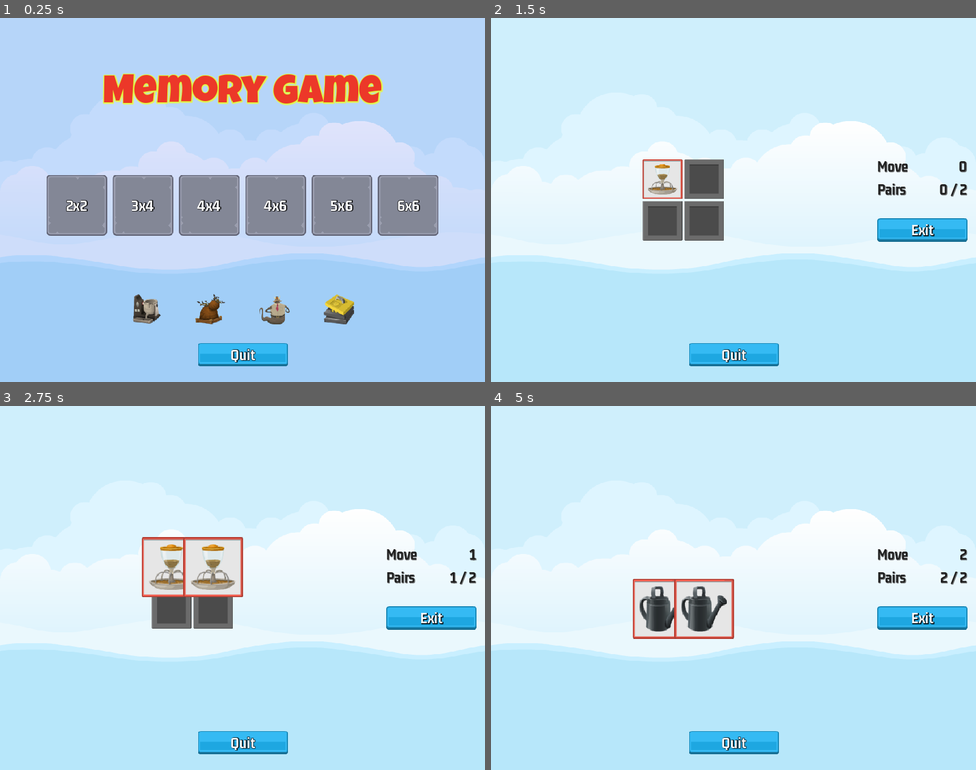
Above: before the commit, frames 1-4 (two rows, left to right).
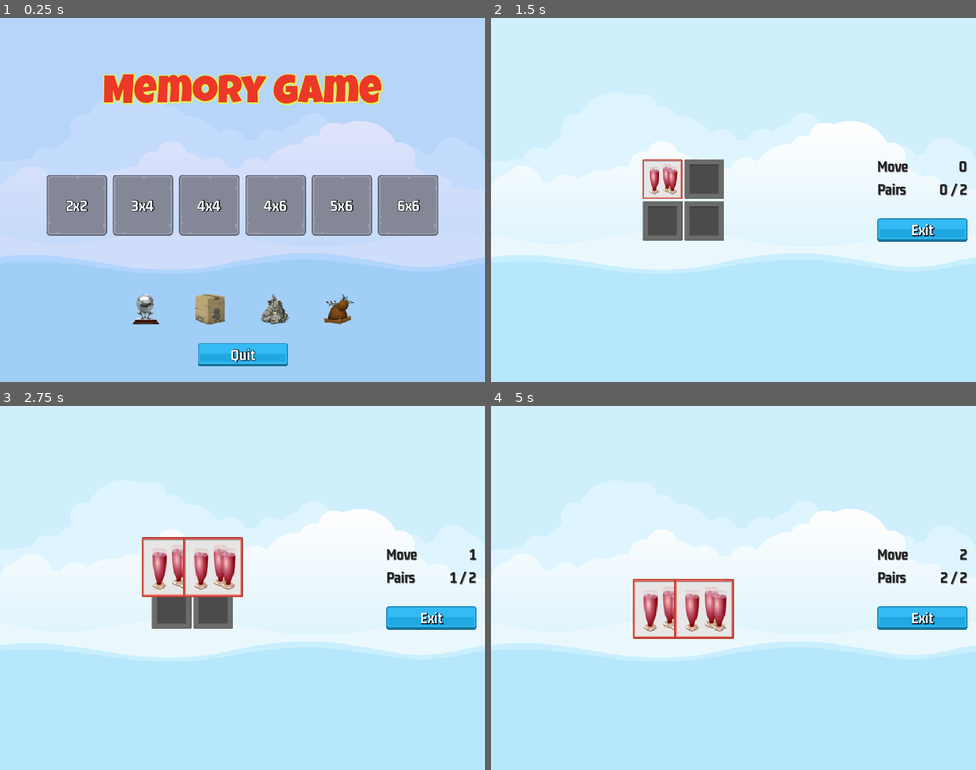
Above: after the commit, the same moments.

Repository: BrownJason/Memory
Game: Godot game, scene res://scene/master_scene/master_scene.tscn
Same seed, same stepped clock (60 frames per second), same inputs: the game is played once before the commit and once after it.
Inputs (mouse positions are in pixels of both pictures, inside the frame that each line leads up to):
- Up to frame 1 (0.25 s): no input
- Up to frame 2 (1.5 s): click "2x2" at 0.5 s; click (660, 178) at 1.25 s
- Up to frame 3 (2.75 s): click (213, 566) at 2.02 s
- Up to frame 4 (5 s): click (660, 609) at 2.77 s; click (704, 609) at 3.52 s; click (660, 609) at 4.27 s

The runs differ from the first frame. In frame 1, 1.5% of the frame differs, in the area x 27-73%, y 75-85%; in frame 2, 1.6%; in frame 3, 2.7%; in frame 4, 2.8%, in the area x 30-60%, y 49-96%.

Commit message:
Fix issue with it not exporting images properly for Android

Diff:
--- a/project.godot
+++ b/project.godot
@@ -32,3 +32,4 @@
 
 textures/canvas_textures/default_texture_filter=0
 renderer/rendering_method="mobile"
+textures/vram_compression/import_etc2_astc=true
--- a/scene/front_sprite/front_sprite.tscn
+++ b/scene/front_sprite/front_sprite.tscn
@@ -1,6 +1,5 @@
-[gd_scene load_steps=3 format=3 uid="uid://dv0wgsv7d2npr"]
+[gd_scene load_steps=2 format=3 uid="uid://dv0wgsv7d2npr"]
 
-[ext_resource type="Texture2D" uid="uid://hl88uf1sae0v" path="res://assets/glitch/cabbage.png" id="1_igtuc"]
 [ext_resource type="Script" path="res://scene/front_sprite/front_sprite.gd" id="2_o2cce"]
 
 [node name="FrontSprite" type="TextureRect"]
@@ -16,5 +15,5 @@
 grow_horizontal = 2
 grow_vertical = 2
 pivot_offset = Vector2(32, 32)
-texture = ExtResource("1_igtuc")
+texture = null
 script = ExtResource("2_o2cce")
--- a/scene/master_scene/master_scene.gd
+++ b/scene/master_scene/master_scene.gd
@@ -2,6 +2,7 @@
 @onready var main_screen = $MainScreen
 @onready var game_screen = $GameScreen
 @onready var sound = $Sound
+@onready var quit_button = $QuitButton
 
 
 func _ready():
@@ -12,6 +13,7 @@
 func show_game(s: bool) -> void:
 	game_screen.visible = s
 	main_screen.visible = !s
+	quit_button.visible = !s
 
 func on_game_exit_pressed() -> void:
 	show_game(false)
--- a/scene/memory_tile/memory_tile.tscn
+++ b/scene/memory_tile/memory_tile.tscn
@@ -1,9 +1,8 @@
-[gd_scene load_steps=5 format=3 uid="uid://dp2ijw1knehei"]
+[gd_scene load_steps=4 format=3 uid="uid://dp2ijw1knehei"]
 
 [ext_resource type="Texture2D" uid="uid://cpd3o60dhjrmp" path="res://assets/frames/hidden_frame_blank.png" id="1_0uli1"]
 [ext_resource type="Texture2D" uid="uid://b42fbbrsa65j1" path="res://assets/frames/blue_frame.png" id="2_h4y3o"]
 [ext_resource type="Script" path="res://scene/memory_tile/memory_tile.gd" id="2_st0x2"]
-[ext_resource type="Texture2D" uid="uid://ic8u77n5velb" path="res://assets/glitch/rock_beryl_1.png" id="3_h4uia"]
 
 [node name="MemoryTile" type="TextureButton" groups=["tile"]]
 anchors_preset = 8
@@ -53,6 +52,6 @@
 grow_horizontal = 2
 grow_vertical = 2
 pivot_offset = Vector2(32, 32)
-texture = ExtResource("3_h4uia")
+texture = null
 
 [connection signal="pressed" from="." to="." method="_on_pressed"]
--- a/singletons/image_manager.gd
+++ b/singletons/image_manager.gd
@@ -16,7 +16,7 @@
 	var full_path = path + "/" + fn
 
 	var ii_dict = {
-		"item_name": fn.rstrip(".png"),
+		"item_name": fn.rstrip(".png.import"),
 		"item_texture": load(full_path)
 	}
 
@@ -35,6 +35,8 @@
 	for fn in file_names:
 		if ".import" not in fn:
 			add_image_to_dictionary(fn, path)
+		elif fn.ends_with("png.import"):
+			add_image_to_dictionary(fn.replace("png.import","png"), path.replace("png.import","png"))
 
 	print("loaded:", _item_images.size())
 
Not shown, changed: assets/glitch/admin_widget.png.import
Not shown, changed: assets/glitch/bag_moving_box.png.import
Not shown, changed: assets/glitch/banana.png.import
Not shown, changed: assets/glitch/barnacle_pod.png.import
Not shown, changed: assets/glitch/blockmaker.png.import
Not shown, changed: assets/glitch/blockmaker_chassis.png.import
Not shown, changed: assets/glitch/blockmaker_engine.png.import
Not shown, changed: assets/glitch/blockmaker_plates.png.import
Not shown, changed: assets/glitch/bunch_of_grapes_hell.png.import
Not shown, changed: assets/glitch/cabbage.png.import
Not shown, changed: assets/glitch/carrot.png.import
Not shown, changed: assets/glitch/cauldron.png.import
(and 37 more such lines)
